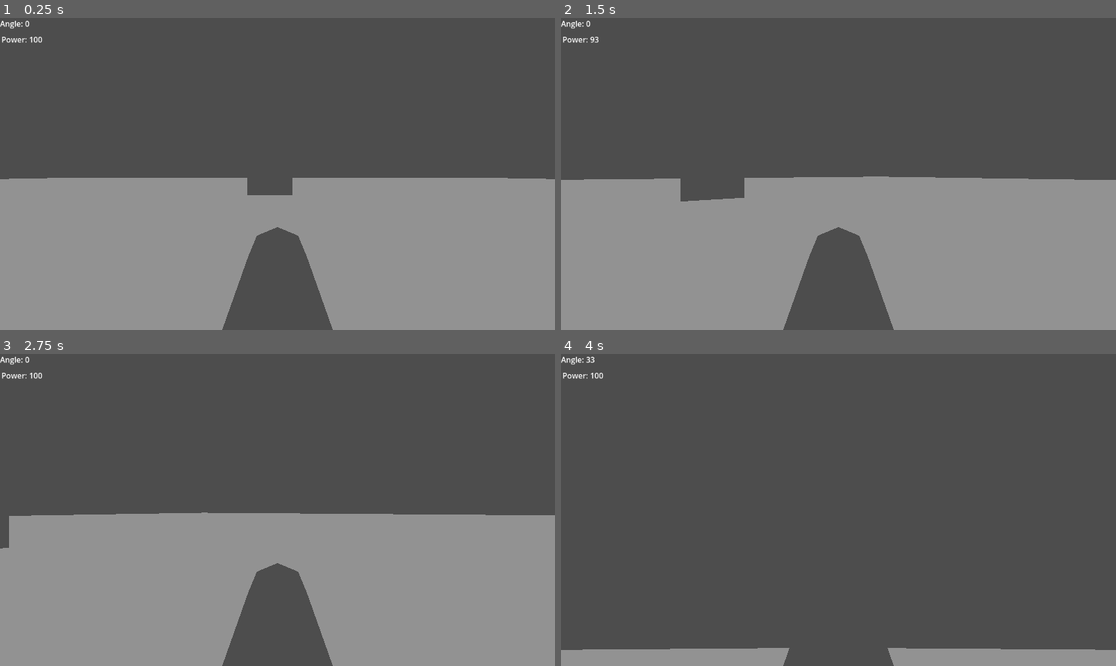
Above: before the commit, frames 1-4 (two rows, left to right).
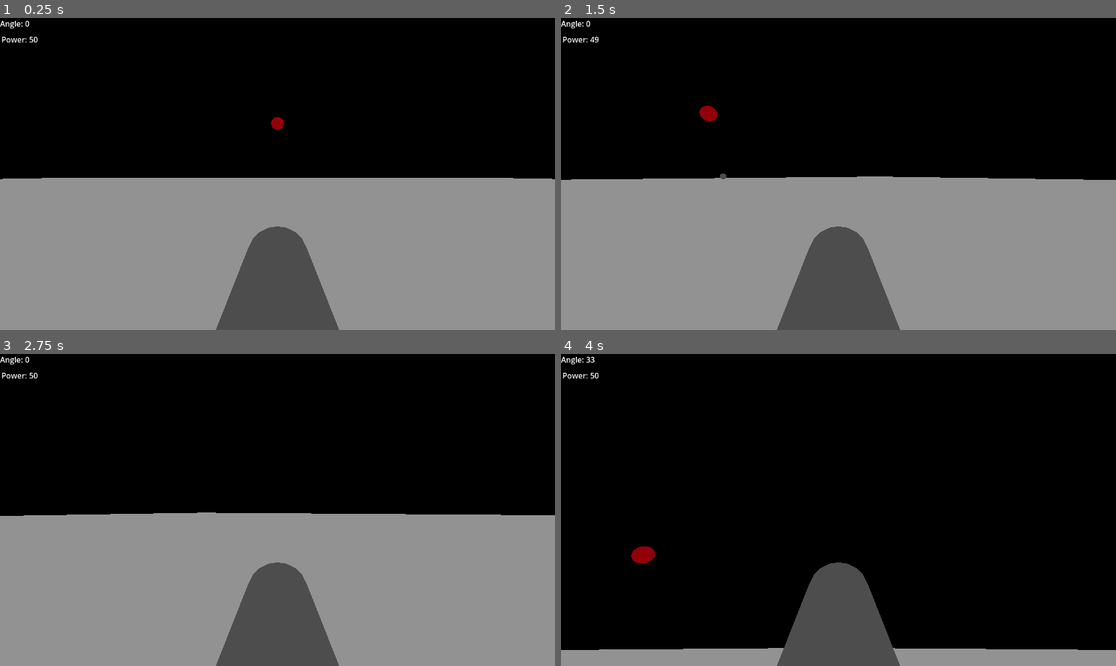
Above: after the commit, the same moments.

Repository: bsu-cs315/e3-robinson
Game: Godot game, scene res://world.tscn
Two runs of this game, one before a commit and one after it. Both use one fixed random seed, a clock stepped at 60 frames per second and the inputs below.
Inputs:
- Up to frame 1 (0.25 s): no input
- Up to frame 2 (1.5 s): tap Enter at 0.5 s; hold D (turn_right) 0.53-1.28 s; tap Space (launch, bound only after the commit) at 0.6 s; hold S (angle_down) from 1.28 s (still down); tap Q (power_down) at 1.35 s
- Up to frame 3 (2.75 s): tap Space (launch, bound only after the commit) at 1.55, 2, 2.3 s; release S (angle_down) at 2.03 s; hold D (turn_right) from 2.03 s (still down); tap E (power_up) at 2.1 s
- Up to frame 4 (4 s): release D (turn_right) at 2.78 s; hold W (angle_up) 2.78-3.53 s; tap Space (launch, bound only after the commit) at 2.85, 3.6 s; hold A (turn_left) from 3.53 s (still down)

The runs differ from the first frame. In frame 1, 52% of the frame differs, in the area x 0-100%, y 0-100%; in frame 2, 53%; in frame 3, 52%; in frame 4, 91%.

Commit message:
Add projectile firing and targets

Diff:
--- a/project/ball.gd
+++ /dev/null
@@ -1,11 +0,0 @@
-class_name Ball extends RigidBody3D
-
-
-# Called when the node enters the scene tree for the first time.
-func _ready() -> void:
-	pass # Replace with function body.
-
-
-# Called every frame. 'delta' is the elapsed time since the previous frame.
-func _process(delta: float) -> void:
-	pass
--- a/project/ball.tscn
+++ b/project/ball/ball.tscn
@@ -1,11 +1,8 @@
-[gd_scene load_steps=3 format=3 uid="uid://g42twu6rb077"]
-
-[ext_resource type="Script" path="res://ball.gd" id="1_b2edh"]
+[gd_scene load_steps=2 format=3 uid="uid://g42twu6rb077"]
 
 [sub_resource type="SphereShape3D" id="SphereShape3D_dcucv"]
 
-[node name="Ball" type="RigidBody3D"]
-script = ExtResource("1_b2edh")
+[node name="Ball" type="RigidBody3D" groups=["balls"]]
 
 [node name="CSGSphere3D" type="CSGSphere3D" parent="."]
 use_collision = true
--- a/project/cannon.tscn
+++ /dev/null
@@ -1,24 +0,0 @@
-[gd_scene load_steps=2 format=3 uid="uid://coke4xdeeopxp"]
-
-[ext_resource type="Script" path="res://cannon.gd" id="1_ieu6s"]
-
-[node name="Cannon" type="Node3D"]
-script = ExtResource("1_ieu6s")
-
-[node name="CSGCylinder3D" type="CSGCylinder3D" parent="."]
-transform = Transform3D(1, 0, 0, 0, -4.37114e-08, -1, 0, 1, -4.37114e-08, 0, 0, -0.248419)
-radius = 0.2
-height = 1.0
-
-[node name="Camera3D" type="Camera3D" parent="."]
-transform = Transform3D(1, 0, 0, 0, 1, 0, 0, 0, 1, 0, 0.563244, 0.641925)
-
-[node name="AngleLabel" type="Label" parent="Camera3D"]
-offset_right = 40.0
-offset_bottom = 23.0
-
-[node name="PowerLabel" type="Label" parent="Camera3D"]
-offset_left = 3.0
-offset_top = 33.0
-offset_right = 43.0
-offset_bottom = 56.0
--- a/project/cannon.gd
+++ b/project/cannon/cannon.gd
@@ -1,18 +1,18 @@
 extends Node3D
 
 
-signal launched_ball(ball: Ball)
 @export var launch_angle := -TAU/8
 @export var angle_change_rate := TAU/8
-@export var power := 800.0
-@export var power_change_rate := 100
+@export var power := 50.0
+@export var power_change_rate := 10
 @export var swivel := -TAU/8
 @export var swivel_change_rate := TAU/8
 var _launched := false
 
 @onready var cannon_shaft: CSGCylinder3D = $CSGCylinder3D
-@onready var angle_label: Label = $Camera3D/AngleLabel
-@onready var power_label: Label = $Camera3D/PowerLabel
+@onready var angle_label: Label = $AngleLabel
+@onready var power_label: Label = $PowerLabel
+@onready var spawn_point: Marker3D = $CSGCylinder3D/SpawnPoint
 
 
 func _physics_process(delta: float) -> void:
@@ -26,7 +26,7 @@
 	var power_axis := Input.get_axis("power_down", "power_up")
 	power += power_axis * power_change_rate * delta
 
-	power = clampf(power, 0, 100)
+	power = clampf(power, 0, 50)
 
 	var swivel_axis := Input.get_axis("turn_right", "turn_left")
 	swivel += swivel_axis * swivel_change_rate * delta
@@ -34,3 +34,14 @@
 
 	angle_label.text = "Angle: %.d" % rad_to_deg(launch_angle)
 	power_label.text = "Power: %.d" % power
+
+	if Input.is_action_just_pressed("launch") and _launched == false:
+		_launched = true
+		var impulse := self.get_global_transform().basis.z
+		var ball: RigidBody3D = preload("res://ball/ball.tscn").instantiate()
+		get_parent().add_child(ball)
+		ball.global_position = spawn_point.global_position
+		ball.apply_impulse(-1 * impulse * power)
+		await get_tree().create_timer(3).timeout
+		ball.queue_free()
+		_launched = false
--- /dev/null
+++ b/project/cannon/cannon.tscn
@@ -0,0 +1,28 @@
+[gd_scene load_steps=2 format=3 uid="uid://coke4xdeeopxp"]
+
+[ext_resource type="Script" path="res://cannon/cannon.gd" id="1_ieu6s"]
+
+[node name="Cannon" type="Node3D"]
+script = ExtResource("1_ieu6s")
+
+[node name="CSGCylinder3D" type="CSGCylinder3D" parent="."]
+transform = Transform3D(1, 0, 0, 0, -4.37114e-08, -1, 0, 1, -4.37114e-08, 0, 0, -0.248419)
+radius = 0.2
+height = 1.0
+sides = 20
+
+[node name="SpawnPoint" type="Marker3D" parent="CSGCylinder3D"]
+transform = Transform3D(1, 0, 0, 0, 1, 0, 0, 0, 1, 0, -0.791245, 3.45864e-08)
+
+[node name="AngleLabel" type="Label" parent="."]
+offset_right = 40.0
+offset_bottom = 23.0
+
+[node name="PowerLabel" type="Label" parent="."]
+offset_left = 3.0
+offset_top = 33.0
+offset_right = 43.0
+offset_bottom = 56.0
+
+[node name="Camera3D" type="Camera3D" parent="."]
+transform = Transform3D(1, 0, 0, 0, 1, 0, 0, 0, 1, 0, 0.542537, 0.583518)
--- a/project/project.godot
+++ b/project/project.godot
@@ -14,6 +14,11 @@
 run/main_scene="res://world.tscn"
 config/features=PackedStringArray("4.3", "Forward Plus")
 config/icon="res://icon.svg"
+
+[global_group]
+
+targets=""
+balls=""
 
 [input]
 
@@ -47,3 +52,8 @@
 "events": [Object(InputEventKey,"resource_local_to_scene":false,"resource_name":"","device":-1,"window_id":0,"alt_press …(192 unchanged characters)…
 ]
 }
+launch={
+"deadzone": 0.5,
+"events": [Object(InputEventKey,"resource_local_to_scene":false,"resource_name":"","device":-1,"window_id":0,"alt_pressed":false,"shift_pressed":false,"ctrl_pressed":false,"meta_pressed":false,"pressed":false,"keycode":0,"physical_keycode":32,"key_label":0,"unicode":32,"location":0,"echo":false,"script":null)
+]
+}
--- /dev/null
+++ b/project/target/target.gd
@@ -0,0 +1,12 @@
+extends Node3D
+
+
+var _hit = false
+
+@onready var color: CSGCylinder3D = $CSGCylinder3D
+
+
+func _on_body_entered(body: Node3D) -> void:
+	if body.is_in_group("balls") and _hit == false:
+		color.material.albedo_color = Color.GREEN
+		_hit = true
--- /dev/null
+++ b/project/target/target.tscn
@@ -0,0 +1,25 @@
+[gd_scene load_steps=4 format=3 uid="uid://cqfofb6oadsop"]
+
+[ext_resource type="Script" path="res://target/target.gd" id="1_pqrfk"]
+
+[sub_resource type="StandardMaterial3D" id="StandardMaterial3D_vh234"]
+resource_local_to_scene = true
+albedo_color = Color(1, 0, 0.105882, 1)
+
+[sub_resource type="CylinderShape3D" id="CylinderShape3D_7tkx8"]
+height = 0.0782812
+
+[node name="Target" type="Area3D" groups=["targets"]]
+transform = Transform3D(1, 0, 0, 0, -4.37114e-08, -1, 0, 1, -4.37114e-08, 0, 0, 0)
+script = ExtResource("1_pqrfk")
+
+[node name="CSGCylinder3D" type="CSGCylinder3D" parent="."]
+use_collision = true
+height = 0.05
+sides = 20
+material = SubResource("StandardMaterial3D_vh234")
+
+[node name="CollisionShape3D" type="CollisionShape3D" parent="."]
+shape = SubResource("CylinderShape3D_7tkx8")
+
+[connection signal="body_entered" from="." to="." method="_on_body_entered"]
--- a/project/world.gd
+++ b/project/world.gd
@@ -1,11 +1,4 @@
 extends Node3D
 
-
-# Called when the node enters the scene tree for the first time.
-func _ready() -> void:
-	pass # Replace with function body.
-
-
-# Called every frame. 'delta' is the elapsed time since the previous frame.
-func _process(delta: float) -> void:
-	pass
+@export var score := 0
+@export var times_fired := 0
--- a/project/world.tscn
+++ b/project/world.tscn
@@ -1,11 +1,13 @@
-[gd_scene load_steps=5 format=3 uid="uid://gypkc3x8cumm"]
+[gd_scene load_steps=6 format=3 uid="uid://gypkc3x8cumm"]
 
-[ext_resource type="PackedScene" uid="uid://coke4xdeeopxp" path="res://cannon.tscn" id="1_7c1cv"]
+[ext_resource type="PackedScene" uid="uid://coke4xdeeopxp" path="res://cannon/cannon.tscn" id="1_7c1cv"]
 [ext_resource type="Script" path="res://world.gd" id="1_u52jl"]
+[ext_resource type="PackedScene" uid="uid://cqfofb6oadsop" path="res://target/target.tscn" id="3_podr1"]
 
 [sub_resource type="StandardMaterial3D" id="StandardMaterial3D_6n2oy"]
 
 [sub_resource type="Environment" id="Environment_rjcw5"]
+background_mode = 1
 ambient_light_source = 2
 ambient_light_color = Color(0.572988, 0.572988, 0.572988, 1)
 
@@ -23,5 +25,8 @@
 [node name="WorldEnvironment" type="WorldEnvironment" parent="."]
 environment = SubResource("Environment_rjcw5")
 
-[node name="CSGBox3D2" type="CSGBox3D" parent="."]
-transform = Transform3D(1, 0, 0, 0, 1, 0, 0, 0, 1, -0.175442, 1.43423, -4.35599)
+[node name="Target" parent="." instance=ExtResource("3_podr1")]
+transform = Transform3D(1, 0, 0, 0, -4.37114e-08, -1, 0, 1, -4.37114e-08, 0, 5.3448, -15.3375)
+
+[node name="Target2" parent="." instance=ExtResource("3_podr1")]
+transform = Transform3D(1, 0, 0, 0, -4.37114e-08, -1, 0, 1, -4.37114e-08, 0.894306, 3.07853, 2.86535)
